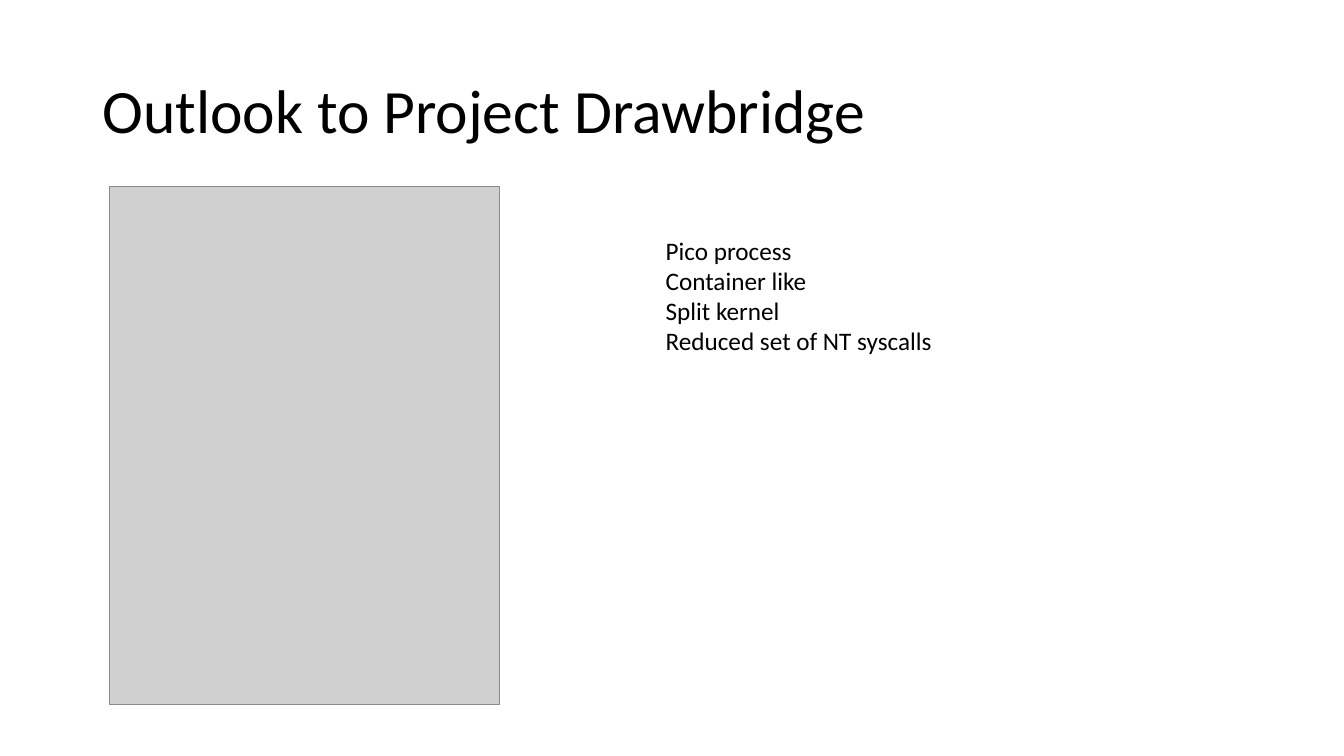
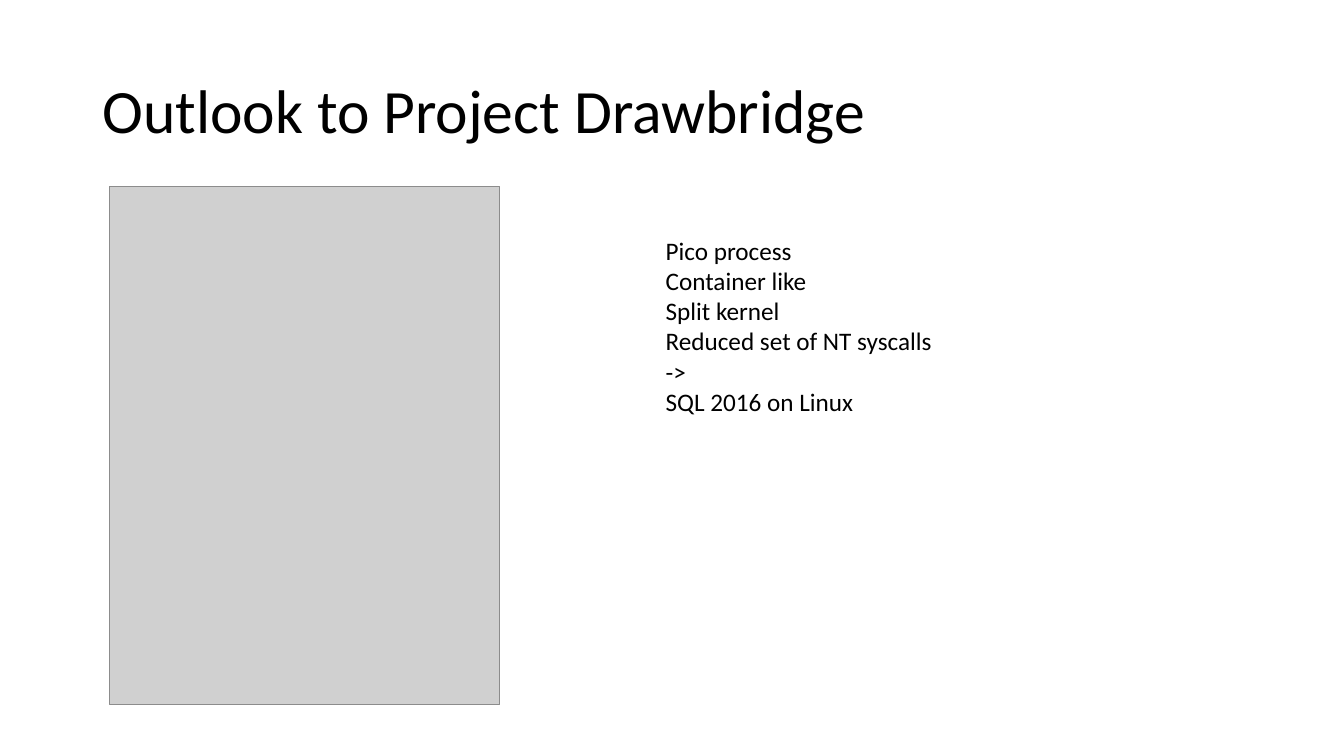
Before and after one commit to kpocza/LoWe, a slide deck: slide 7 of talks/entdev170222/EntDev170222_MSLovesLinux.pptx. Drawn at 1344x756 pixels with LibreOffice and Linux fonts; fonts in the diff are those of the drawing; grey boxes stand for pictures. Boxes give left, top, right and bottom in pixels: in the first picture for what was removed or moved away, otherwise in the second. Text is boxed around its words. In the diff, an @@ line names an element or a change of style, - is before the commit and + after.

```diff
--- a/talks/entdev170222/EntDev170222_MSLovesLinux.pptx
+++ b/talks/entdev170222/EntDev170222_MSLovesLinux.pptx
@@ text at box(666, 393, 853, 415): paragraphs added @@
+->
+SQL 2016 on Linux
```
Also in this commit, not shown: 7 other slides changed, 1 slide added.
